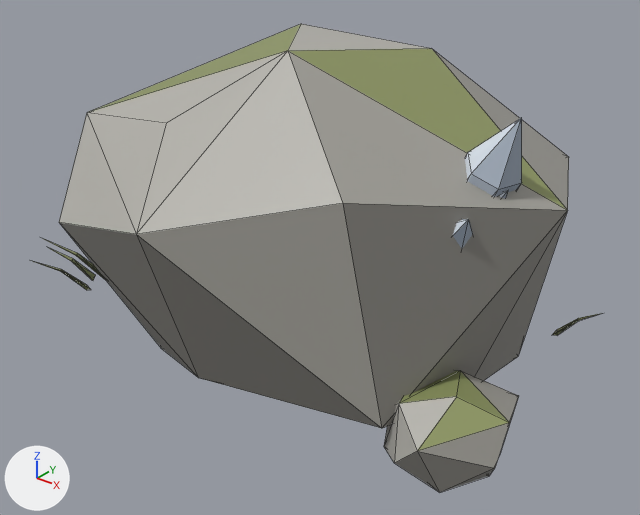
A saved change to the glTF model game/models/features/rock_temperate_0.glb.
Camera for both pictures: a camera (50 mm lens) standing at (3.34, -4.15, 2.86) and looking at (0.19, -0.22, 0.42). Every picture has the same lights, and +X, +Y and +Z are marked at lower left. The older version comes first. Mesh edges are drawn as thin lines. Vertices at exactly the same position are counted once.

Objects in the first picture: 'Body'.
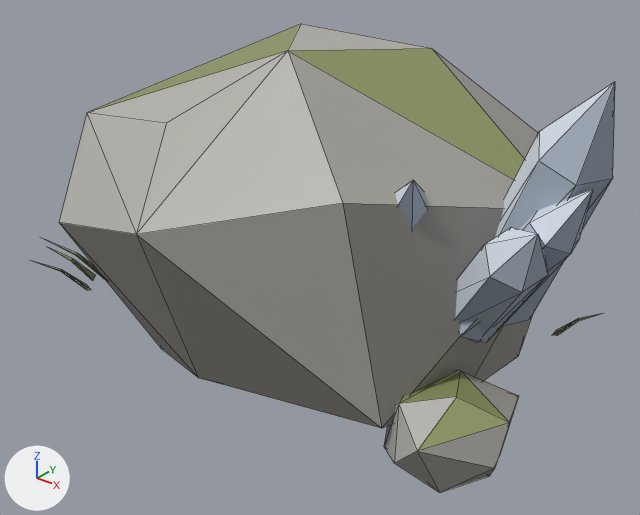
The change, as a list of edits to the scene's bpy script:
```text
Change me_body:
    used by ob_body; location = (0.0, 0.0, 0.0)
    remove me_body.from_pydata(...)  # 199 vertices, 285 faces; spans x -1.88..1.83, y -1.49..1.43, z -0.18..1.79
    add me_body.from_pydata(...)  # 199 vertices, 285 faces; spans x -1.88..2.04, y -1.49..1.43, z -0.18..1.91
    me_body part 1: the loose piece of 13 vertices spanning x 0.86..1.53, y -0.44..0.0, z 0.47..1.62 is turned -10.8 degrees about the z axis through its middle and scaled by 1.27, then moved by (0.45, -0.1, 0.15)
    me_body part 2: the loose piece of 13 vertices spanning x 0.57..1.02, y -0.59..-0.14, z 0.47..1.21 is multiplied about its middle by the matrix ((1.261, 0.152, 0.024), (-0.152, 1.261, -0.031), (-0.028, 0.027, 1.269)), then moved by (0.2, -0.16, 0.09)
    me_body part 3: the loose piece of 13 vertices spanning x 0.89..1.44, y -0.65..-0.18, z 0.45..1.16 is multiplied about its middle by the matrix ((1.263, 0.136, 0.019), (-0.136, 1.263, -0.017), (-0.02, 0.015, 1.27)), then moved by (0.44, -0.19, 0.08)
    me_body part 4: the loose piece of 13 vertices spanning x 0.93..1.5, y -0.45..-0.24, z 0.47..1.24 is multiplied about its middle by the matrix ((1.255, 0.193, -0.024), (-0.193, 1.255, 0.004), (0.025, 0.0, 1.27)), then moved by (0.46, -0.2, 0.1)
```

Pixel boxes (x1, y1, x2, y2) of what changed, in the pictures (640 x 515 px; the box of a moved part takes in the faces that stretch with it):
'Body', reshaped
    before: (33, 24, 601, 492)
    after: (33, 24, 615, 492)
part 1 of me_body, moved or reshaped
    before: (465, 117, 522, 197)
    after: (495, 82, 615, 326)
part 2 of me_body, moved or reshaped (not visible before)
    after: (395, 180, 428, 228)
part 3 of me_body, moved or reshaped
    before: (453, 219, 473, 248)
    after: (455, 228, 548, 343)
part 4 of me_body, moved or reshaped (mostly hidden before)
    before: (499, 190, 508, 198)
    after: (460, 189, 594, 343)
